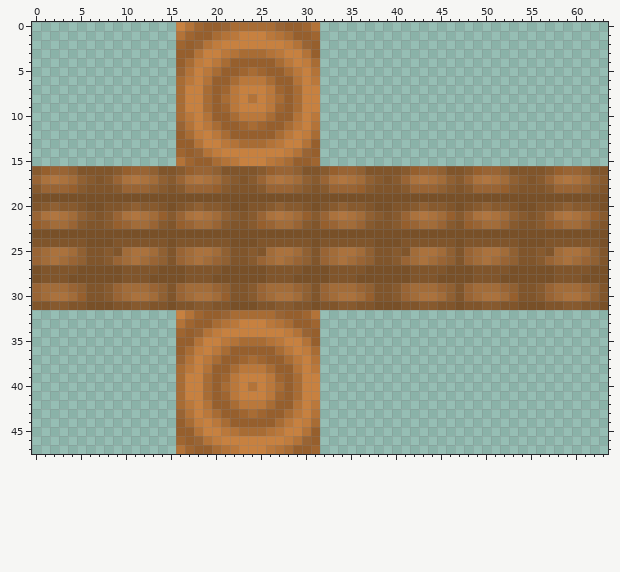
A pixel-art sprite gets an edit: stonebreak-game/src/main/resources/blocks/Textures/wood_texture.png. Above, as it was before the edit.
The file is 64x48 pixels. Pixels under 10% opacity are left out. Colours within 5 levels of each other are drawn and written as one.
Once edited:
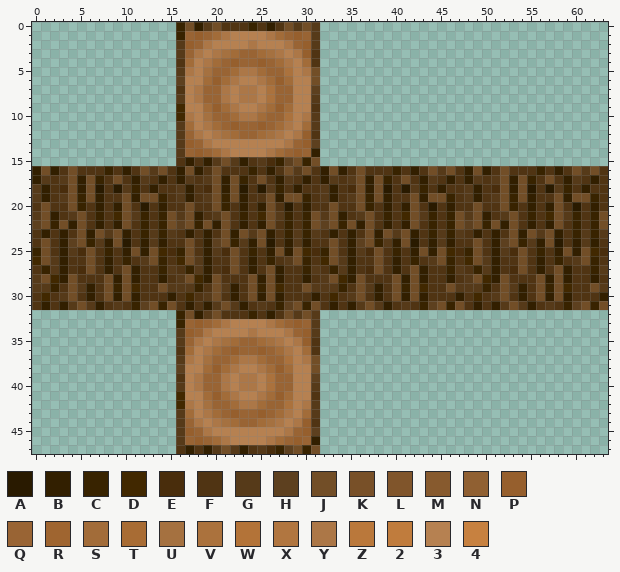
Palette (. is transparent): A #291a00  B #321f00  C #382300  D #412800  E #492d0c  F #503413  G #563a19  H #5d401f  J #724e27  K #785028  L #80552b  M #875a2e  N #906032  P #965f2d  Q #996434  R #9f6530  S #a26c39  T #a86c34  U #a57140  V #ab723d  W #b37338  X #b17640  Y #ac7747  Z #ba783b  2 #c07c3d  3 #b68151  4 #c78140
The author wrote: Stonebreak: Update Base Wood Log Texture
The edit:
Changed rows in their new state; - is an unchanged pixel.
first column x 0:
 0 ----------------CJBGJFFFCFBFJGJG--------------------------------
 1 ----------------CQ-QSY3333YSQ-QG--------------------------------
 2 ----------------G--Y3333Y333YQPG--------------------------------
 3 ----------------GQY3YUSQQSUY3YPF--------------------------------
 4 ----------------FS3YSQ-QQ-QSY3SF--------------------------------
 5 ----------------GY3UQQSYYSQQV3YJ--------------------------------
 6 ----------------H33S-SY33YS-S33J--------------------------------
 7 ----------------F3YQQY3YY3VQQ33H--------------------------------
 8 ----------------G3YQQY3YY3VQQ33G--------------------------------
 9 ----------------D33S-SY33YSPS33F--------------------------------
10 ----------------DY3UQQSYYSQQV3YG--------------------------------
11 ----------------GS3YSQ-QQPQSY3SG--------------------------------
12 ----------------GQY3YUSQQSUY3YPF--------------------------------
13 ----------------G-QY33333333YQPH--------------------------------
14 ----------------GQPQSY3333YSQP-B--------------------------------
15 ----------------FBFBGJGBFGECHJCJ--------------------------------
16 BJBFJFFFCFBFJGJFBJBFJFFFCFBFJGJFBJBFJFFFCFBFJGJFBJBFJFFFCFBFJGJF
17 BGFGJBJCFJFBGFBFBGFGJBJCFJFBGFBFBGFGJBJCFJFBGFBFBGFGJBJCFJFBGFBF
18 GBFEJBJAFAGCFBFFGBFEJBJAFAGCFBFFGBFEJBJAFAGCFBFFGBFEJBJAFAGCFBFF
19 GBFGJCJBFFJBJJCFGBFGJCJBFFJBJJCFGBFGJCJBFFJBJJCFGBFGJCJBFFJBJJCF
20 FJFFJCFBFBJFAFBFFJFFJCFBFBJFAFBFFJFFJCFBFBJFAFBFFJFFJCFBFBJFAFBF
21 GJBFGJFCFDJGCFCJGJBFGJFCFDJGCFCJGJBFGJFCFDJGCFCJGJBFGJFCFDJGCFCJ
22 HJCJBJFBFBJFCFCJHJCJBJFBFBJFCFCJHJCJBJFBFBJFCFCJHJCJBJFBFBJFCFCJ
23 FBFBFJBJGJBFCGCGFBFBFJBJGJBFCGCGFBFBFJBJGJBFCGCGFBFBFJBJGJBFCGCG
24 FJFBHJCGBJAFBGBFFJFBHJCGBJAFBGBFFJFBHJCGBJAFBGBFFJFBHJCGBJAFBGBF
25 CJFBGEJFCFBJBJDECJFBGEJFCFBJBJDECJFBGEJFCFBJBJDECJFBGEJFCFBJBJDE
26 DJGBFFJFBFCFGJCFDJGBFFJFBFCFGJCFDJGBFFJFBFCFGJCFDJGBFFJFBFCFGJCF
27 FCGBFEJFBFJBFFCGFCGBFEJFBFJBFFCGFCGBFEJFBFJBFFCGFCGBFEJFBFJBFFCG
28 GJDBJFFFJBJBFFBFGJDBJFFFJBJBFFBFGJDBJFFFJBJBFFBFGJDBJFFFJBJBFFBF
29 GGCFJGBFJCJDFFJGGGCFJGBFJCJDFFJGGGCFJGBFJCJDFFJGGGCFJGBFJCJDFFJG
30 FDFGJFBFJBJBFFFBFDFGJFBFJBJBFFFBFDFGJFBFJBJBFFFBFDFGJFBFJBJBFFFB
31 FBFBGJGBFGFCHJCJFBFBGJGBFGFCHJCJFBFBGJGBFGFCHJCJFBFBGJGBFGFCHJCJ
32 ----------------CJBGJFFFCFBFJGJG--------------------------------
33 ----------------CQ-QSY3333YSQ-QG--------------------------------
34 ----------------G--Y3333Y333YQPG--------------------------------
35 ----------------GQY3YUSQQSUY3YPF--------------------------------
36 ----------------FS3YSQ-QQ-QSY3SF--------------------------------
37 ----------------GY3UQQSYYSQQV3YJ--------------------------------
38 ----------------H33S-SY33YS-S33J--------------------------------
39 ----------------F3YQQY3YY3VQQ33H--------------------------------
40 ----------------G3YQQY3YY3VQQ33G--------------------------------
41 ----------------D33S-SY33YSPS33F--------------------------------
42 ----------------DY3UQQSYYSQQV3YG--------------------------------
43 ----------------GS3YSQ-QQPQSY3SG--------------------------------
44 ----------------GQY3YUSQQSUY3YPF--------------------------------
45 ----------------G-QY33333333YQPH--------------------------------
46 ----------------GQPQSY3333YSQP-B--------------------------------
47 ----------------FBFBGJGBFGECHJCJ--------------------------------
